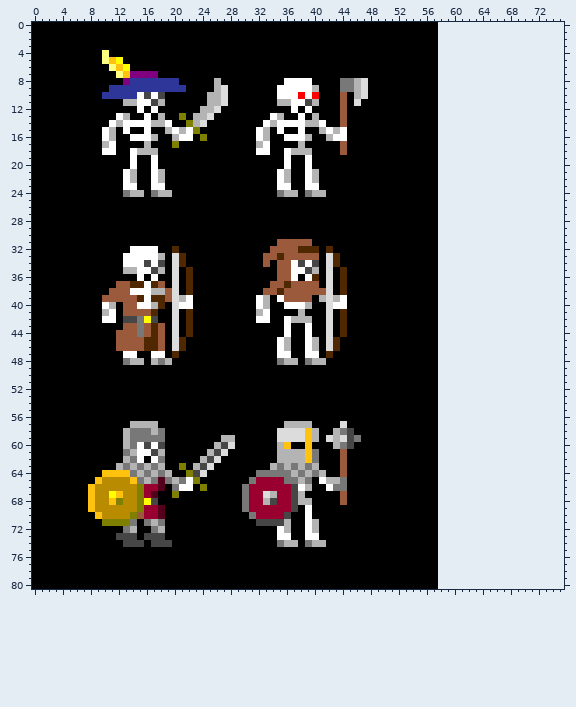
Two states of a sprite sheet, art/skeletons_sample.png. That is the earlier state.
The file is 174x243 pixels, drawn in blocks of 3x3; one block is one cell here. The old version is drawn lined up with the new one, on the new canvas.
After:
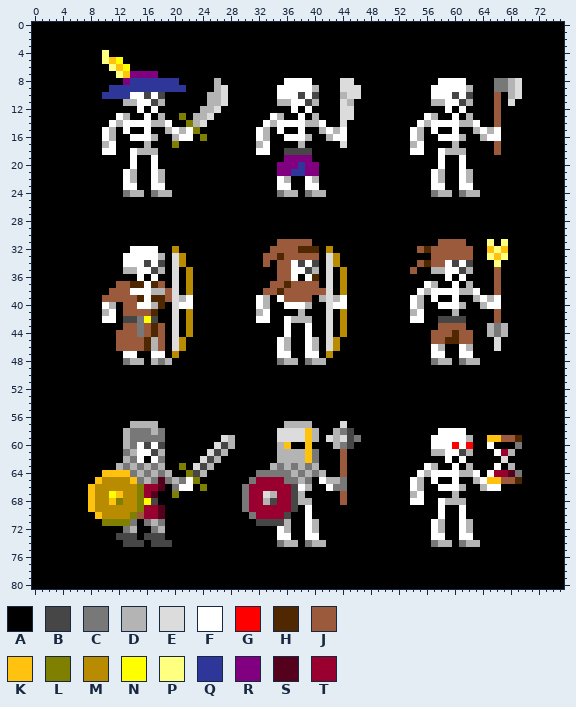
Palette (. is transparent): A #000000  B #464646  C #787878  D #b4b4b4  E #dcdcdc  F #ffffff  G #ff0000  H #4f2700  J #9c5a3c  K #ffc20e  L #808000  M #b98b00  N #ffff00  P #ffff80  Q #2f3699  R #800080  S #55001c  T #990030
Difference:
canvas 58x81 -> 76x81
y 0..7: x 58..75 .................. -> AAAAAAAAAAAAAAAAAA
y 8: x 44..47 CCDE -> EEAA; x 58..75 .................. -> FFFFAAAACCDEAAAAAA
y 9: x 44..47 CCDE -> EEEA; x 57..75 A.................. -> FFFFFDAAACCDEAAAAAA
y 10: x 14 Q -> F; x 38 G -> B; x 40 G -> B; x 44..47 JADE -> DEEA; x 57..75 A.................. -> FFFBFBAAAJADEAAAAAA
y 11: x 44..46 JAE -> EDA; x 57..75 A.................. -> DDFFBDAAAJAEAAAAAAA
y 12: x 44..45 JA -> EE; x 58..75 .................. -> AFAFAAAAJAAAAAAAAA
y 13: x 44..45 JA -> EE; x 56..75 AA.................. -> FDAAFADAAAJAAAAAAAAA
y 14: x 44 J -> E; x 55..75 AAA.................. -> FDFFFFDDFAAJAAAAAAAAA
y 15: x 54..55 AA -> FD; x 57..75 A.................. -> FAAFAADFDFAAAAAAAAA
y 16: x 54..55 AA -> FD; x 58..75 .................. -> FFFDAADFFAAAAAAAAA
y 17: x 44 J -> E; x 54..55 AA -> DF; x 58..75 .................. -> AADAAAAAJAAAAAAAAA
y 18: x 36..39 FDDD -> BBBB; x 44 J -> A; x 54..55 AA -> FF; x 58..75 .................. -> FDDDAAAAJAAAAAAAAA
y 19: x 36..39 FAAF -> RRRR; x 58..75 .................. -> FAAFAAAAAAAAAAAAAA
y 20: x 35..40 AFAAFA -> RRRQRR; x 58..75 .................. -> FAAFAAAAAAAAAAAAAA
y 21: x 35..40 FDAAFD -> RRQQRR; x 57..75 A.................. -> FDAAFDAAAAAAAAAAAAA
y 22: x 57..75 A.................. -> FDAAFDAAAAAAAAAAAAA
y 23: x 57..75 A.................. -> FFAAFFAAAAAAAAAAAAA
y 24: x 57..75 A.................. -> CDDACDDAAAAAAAAAAAA
y 25..30: x 58..75 .................. -> AAAAAAAAAAAAAAAAAA
y 31: x 58..75 .................. -> JJJJAAAPAPAAAAAAAA
y 32: x 20 H -> M; x 42 H -> M; x 55..75 AAA.................. -> JHJJJJJJAAKPKAAAAAAAA
y 33: x 21 H -> M; x 43 H -> M; x 57..75 A.................. -> JJJJJJAAPKPAAAAAAAA
y 34: x 21 H -> M; x 43 H -> M; x 55..75 AAA.................. -> JHJJFBFBAAAPAAAAAAAAA
y 35: x 22 H -> M; x 44 H -> M; x 54 A -> J; x 57..75 A.................. -> DDFFBDAAAJAAAAAAAAA
y 36: x 22 H -> M; x 44 H -> M; x 58..75 .................. -> AFAFAAAAJAAAAAAAAA
y 37: x 22 H -> M; x 44 H -> M; x 56..75 AA.................. -> FDAAFADAAAJAAAAAAAAA
y 38: x 22 H -> M; x 44 H -> M; x 55..75 AAA.................. -> FDFFFFDDFAAJAAAAAAAAA
y 39: x 54..55 AA -> FD; x 57..75 A.................. -> FAAFAADFDFAAAAAAAAA
y 40: x 54..55 AA -> FD; x 58..75 .................. -> FFFDAADFFAAAAAAAAA
y 41: x 22 H -> M; x 44 H -> M; x 54..55 AA -> DF; x 58..75 .................. -> AADAAAAAJAAAAAAAAA
y 42: x 22 H -> M; x 44 H -> M; x 54..55 AA -> FF; x 58..75 .................. -> BBBBAAAAJAAAAAAAAA
y 43: x 22 H -> M; x 44 H -> M; x 58..75 .................. -> JJJJAAADCDAAAAAAAA
y 44: x 22 H -> M; x 44 H -> M; x 57..75 A.................. -> JJJHJJAADCDAAAAAAAA
y 45: x 17 H -> D; x 21 H -> M; x 43 H -> M; x 57..75 A.................. -> JJHHJJAAAEAAAAAAAAA
y 46: x 17 H -> D; x 21 H -> M; x 43 H -> M; x 57..75 A.................. -> FDAAFDAAAEAAAAAAAAA
y 47: x 20 H -> M; x 42 H -> M; x 57..75 A.................. -> FFAAFFAAAAAAAAAAAAA
y 48: x 57..75 A.................. -> CDDACDDAAAAAAAAAAAA
y 49..57: x 58..75 .................. -> AAAAAAAAAAAAAAAAAA
y 58: x 58..75 .................. -> FFFFAAAAAAAAAAAAAA
y 59: x 27 D -> E; x 57..75 A.................. -> FFFFFDAAKKJJHAAAAAA
y 60: x 26 D -> E; x 28 E -> D; x 57..75 A.................. -> FFFGFGAAFAAACAAAAAA
y 61: x 25 D -> E; x 27 E -> D; x 57..75 A.................. -> DDFFBDAAAFTDAAAAAAA
y 62: x 24 D -> E; x 26 E -> D; x 58..75 .................. -> AFAFAAAAAEAAAAAAAA
y 63: x 23 D -> E; x 25 E -> D; x 56..75 AA.................. -> FDAAFADAAAFADAAAAAAA
y 64: x 24 E -> D; x 55..75 AAA.................. -> FDFFFFDDFAFTTSCAAAAAA
y 65: x 54..55 AA -> FD; x 57..75 A.................. -> FAAFAADFKKJJHAAAAAA
y 66: x 54..55 AA -> FD; x 58..75 .................. -> FFFDAADFFAAAAAAAAA
y 67: x 54..55 AA -> DF; x 58..75 .................. -> AADAAAAAAAAAAAAAAA
y 68: x 54..55 AA -> FF; x 58..75 .................. -> FDDDAAAAAAAAAAAAAA
y 69..70: x 58..75 .................. -> FAAFAAAAAAAAAAAAAA
y 71..72: x 57..75 A.................. -> FDAAFDAAAAAAAAAAAAA
y 73: x 57..75 A.................. -> FFAAFFAAAAAAAAAAAAA
y 74: x 57..75 A.................. -> CDDACDDAAAAAAAAAAAA
y 75..80: x 58..75 .................. -> AAAAAAAAAAAAAAAAAA
